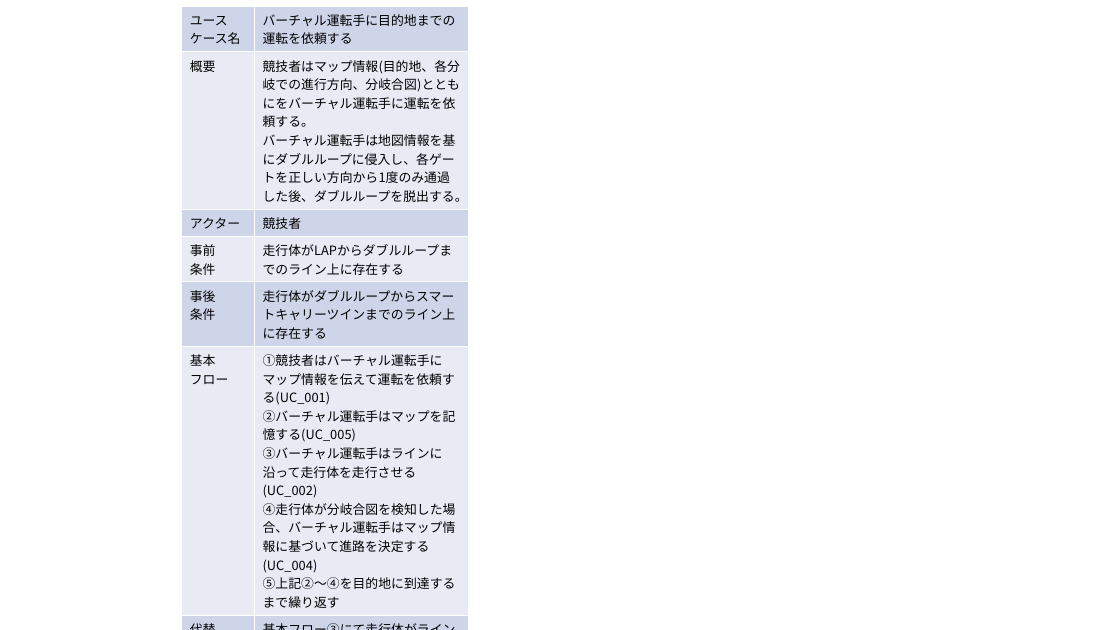
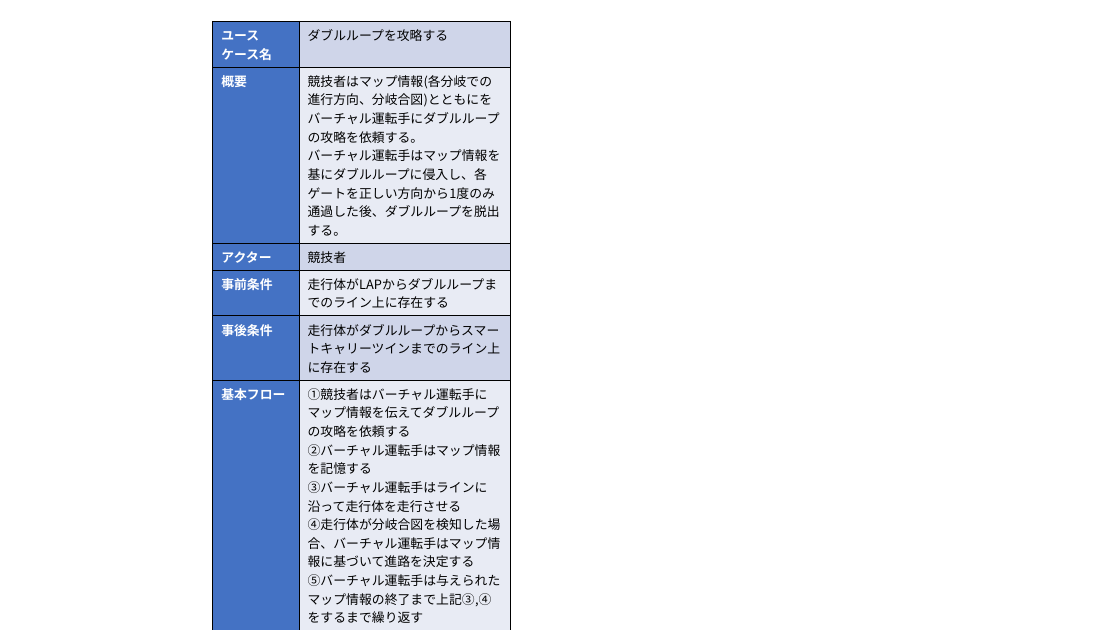
Before and after one commit to miyoshiyuu-systena/tenarobo-primary-mil-2025, a slide deck: slide 1 of model/素材/2.2.2_ユースケース記述.pptx. Drawn at 1120x630 pixels with LibreOffice and Linux fonts; fonts in the diff are those of the drawing. Boxes give left, top, right and bottom in pixels: in the first picture for what was removed or moved away, otherwise in the second. Text is boxed around its words. In the diff, an @@ line names an element or a change of style, - is before the commit and + after.

```diff
--- a/model/素材/2.2.2_ユースケース記述.pptx
+++ b/model/素材/2.2.2_ユースケース記述.pptx
@@ table at (213,22,510,591) @@
-row 1, column 2: バーチャル運転手に目的地までの運転を依頼する
+row 1, column 2: ダブルループを攻略する
-row 2, column 2: 競技者はマップ情報(目的地、各分岐での進行方向、分岐合図)とともにをバーチャル運転手に運転を依頼する。 / バーチャル運転手は地図情報を基にダブルループに侵入し、各ゲートを正しい方向から1度のみ通過した後、ダブルループを脱出する。
+row 2, column 2: 競技者はマップ情報(各分岐での進行方向、分岐合図)とともにをバーチャル運転手にダブルループの攻略を依頼する。 / バーチャル運転手はマップ情報を基にダブルループに侵入し、各ゲートを正しい方向から1度のみ通過した後、ダブルループを脱出する。
-row 4, column 1: 事前 / 条件
+row 4, column 1: 事前条件
-row 5, column 1: 事後 / 条件
+row 5, column 1: 事後条件
-row 6, column 1: 基本 / フロー
+row 6, column 1: 基本フロー
-row 6, column 2: ①競技者はバーチャル運転手にマップ情報を伝えて運転を依頼する(UC_001) / ②バーチャル運転手はマップを記憶する(UC_005) / ③バーチャル運転手はラインに沿って走行体を走行させる(UC_002) / ④走行体が分岐合図を検知した場合、バーチャル運転手はマップ情報に基づいて進路を決定する(UC_004) / ⑤上記②～④を目的地に到達するまで繰り返す
+row 6, column 2: ①競技者はバーチャル運転手にマップ情報を伝えてダブルループの攻略を依頼する / ②バーチャル運転手はマップ情報を記憶する / ③バーチャル運転手はラインに沿って走行体を走行させる / ④走行体が分岐合図を検知した場合、バーチャル運転手はマップ情報に基づいて進路を決定する / ⑤バーチャル運転手は与えられたマップ情報の終了まで上記③,④をするまで繰り返す
-row 7, column 1: 代替 / フロー
+row 7, column 1: 代替フロー
-row 7, column 2: 基本フロー③にて走行体がライン上から逸脱した場合、直前の動作を巻き戻してライン上に復帰する(緩和UC_001)
+row 7, column 2: 基本フロー③にて走行体がライン上から逸脱した場合、直前の動作を巻き戻してライン上に復帰する
@@ fill #CFD5EA to #4472C4 in 4 cells @@
@@ fill #E9EBF5 to #4472C4 in 3 cells @@
@@ text colour #000000 to #FFFFFF, bold on in "ユース", "ケース名", "概要", "アクター" @@
@@ borders changed @@
@@ table: place and size @@
-table at (181,6,469,593)
+table at (213,22,510,591)
```
Also in this commit, not shown: 11 other files.
